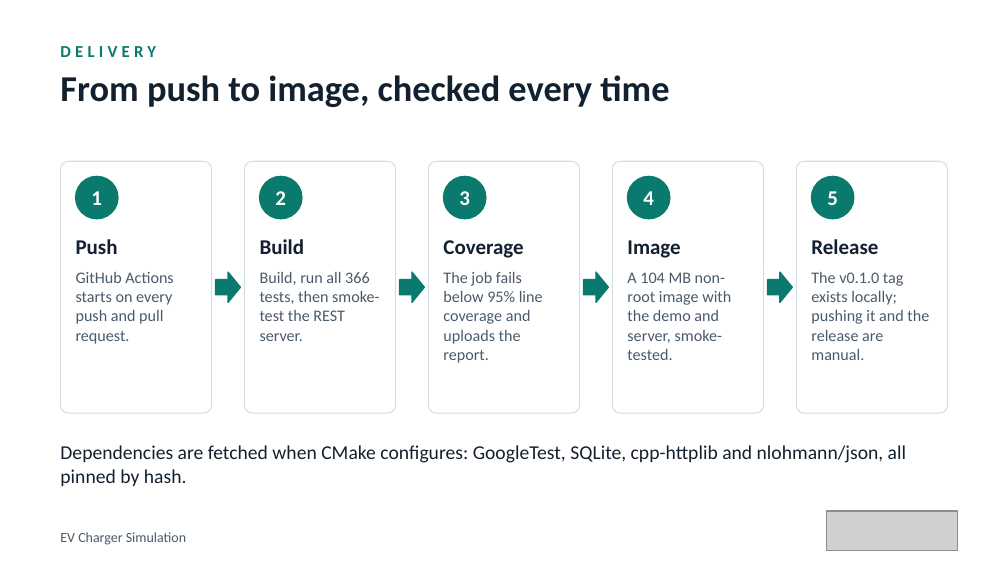
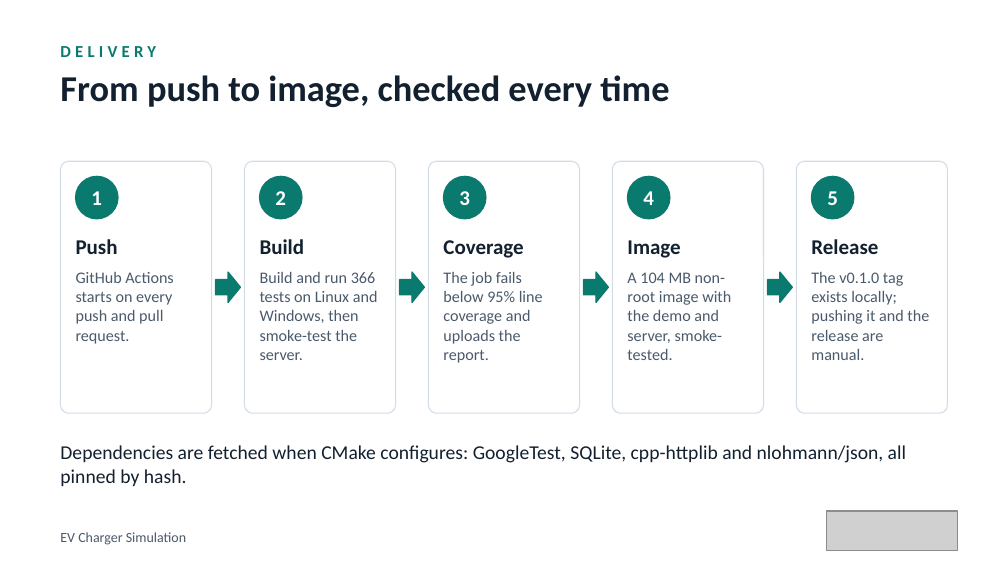
Before and after one commit to elitesoftwareqa/ev-charger, a slide deck: slide 13 of docs/presentation/EV-Charger-Simulation.pptx. Drawn at 1008x567 pixels with LibreOffice and Linux fonts; fonts in the diff are those of the drawing; grey boxes stand for pictures. Boxes give left, top, right and bottom in pixels: in the first picture for what was removed or moved away, otherwise in the second. Text is boxed around its words. In the diff, an @@ line names an element or a change of style, - is before the commit and + after.

Commit message:
Add Windows and WSL slides to the presentation

```diff
--- a/docs/presentation/EV-Charger-Simulation.pptx
+++ b/docs/presentation/EV-Charger-Simulation.pptx
@@ text at (x1=260, y1=272, x2=378, y2=360): text changed @@
-Build, run all 366 tests, then smoke-test the REST server.
+Build and run 366 tests on Linux and Windows, then smoke-test the server.
```
Also in this commit, not shown: 1 other slide changed, 2 slides added.
